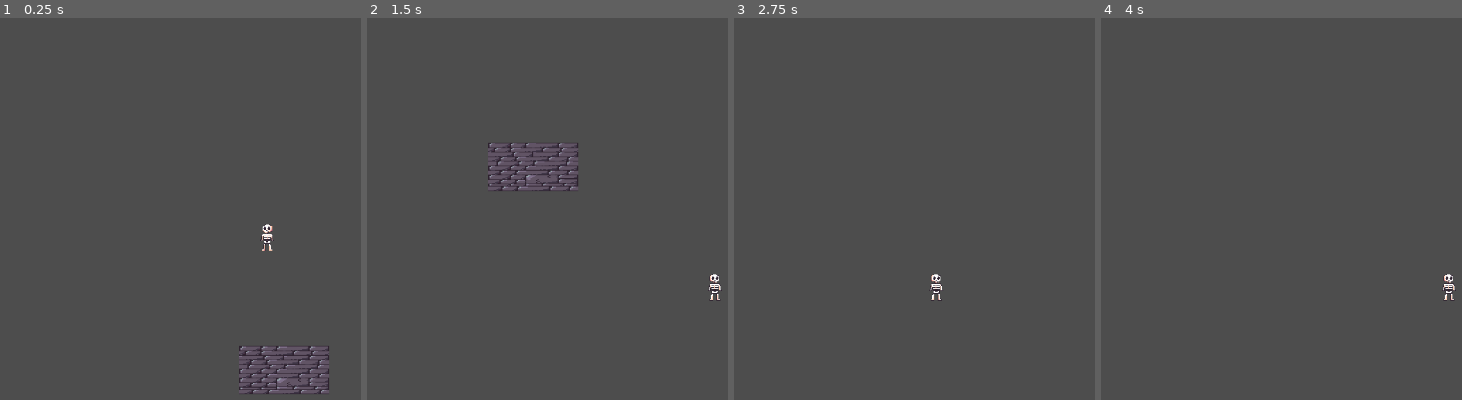
Above: before the commit, frames 1-4 (left to right).
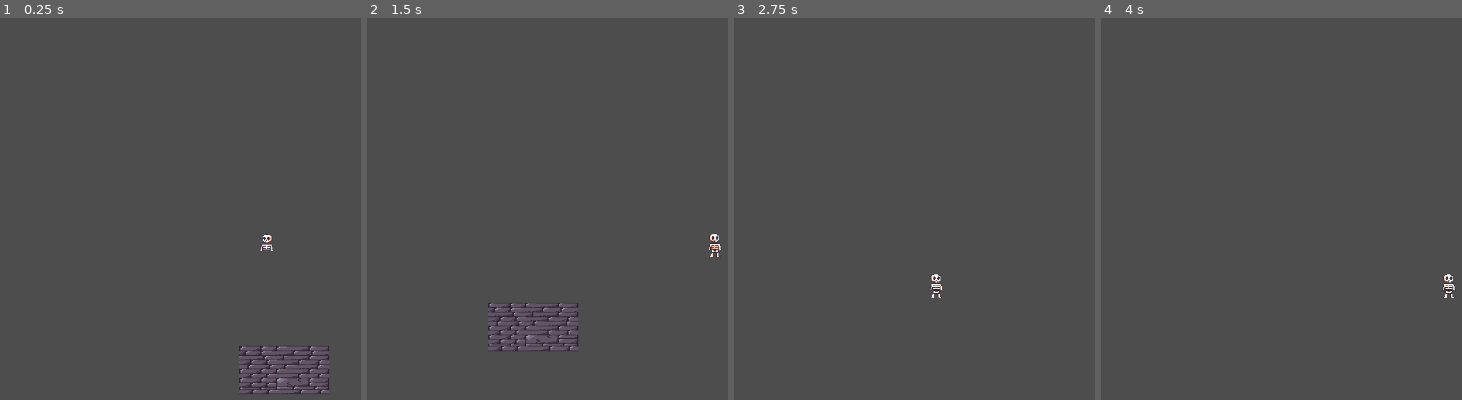
Above: after the commit, the same moments.

Repository: Hexalikk/Mini-Jame-Gam-55
Game: Godot game, scene res://scenes/main.tscn
The game is run twice, just before and just after one commit, with the same random seed, the same clock (stepped at 60 frames per second) and the same inputs.
Inputs:
- Up to frame 1 (0.25 s): no input
- Up to frame 2 (1.5 s): hold Right (ui_right) from 0.53 s (still down); tap E (throw a bone) at 0.6, 1.35 s; tap Space (jump) at 0.77 s
- Up to frame 3 (2.75 s): tap Space (jump) at 1.52 s; release Right (ui_right) at 2.03 s; hold Left (ui_left) from 2.03 s (still down); tap E (throw a bone) at 2.1 s
- Up to frame 4 (4 s): tap Enter at 2.75 s; release Left (ui_left) at 2.78 s; hold Right (ui_right) from 2.78 s (still down); tap E (throw a bone) at 2.85, 3.6 s; tap Space (jump) at 3.02, 3.5, 3.77 s

The runs differ from the first frame. In frame 1, 0.2% of the frame differs, in the area x 72-76%, y 53-61%; in frame 2, 1.9%, in the area x 33-99%, y 32-88%; in frame 3, less than 0.1%; in frame 4, less than 0.1%.

Commit message:
Fix githobx

Diff:
--- a/stronger-bones/scenes/player.tscn
+++ b/stronger-bones/scenes/player.tscn
@@ -4,6 +4,9 @@
 
 [sub_resource type="RectangleShape2D" id="RectangleShape2D_u8vuu"]
 size = Vector2(196, 398)
+
+[sub_resource type="CircleShape2D" id="CircleShape2D_3vyb7"]
+radius = 70.0
 
 [sub_resource type="AtlasTexture" id="AtlasTexture_dqkch"]
 atlas = ExtResource("1_3vyb7")
@@ -56,14 +59,22 @@
 "speed": 5.0
 }]
 
+[sub_resource type="RectangleShape2D" id="RectangleShape2D_g2els"]
+size = Vector2(210, 240.00012)
+
 [node name="Player" type="CharacterBody2D" unique_id=939722360]
 position = Vector2(206, 159)
 scale = Vector2(0.1, 0.1)
 
-[node name="CollisionShape2D" type="CollisionShape2D" parent="." unique_id=1092267375]
+[node name="hitbox_normal" type="CollisionShape2D" parent="." unique_id=1092267375]
 position = Vector2(-4, -5)
 shape = SubResource("RectangleShape2D_u8vuu")
 debug_color = Color(1.6364455e-06, 0.5928822, 0.741061, 0.41960785)
+
+[node name="hitbox_head" type="CollisionShape2D" parent="." unique_id=1077274215]
+position = Vector2(-30, 120)
+scale = Vector2(0.99999994, 0.99999994)
+shape = SubResource("CircleShape2D_3vyb7")
 
 [node name="Camera2D" type="Camera2D" parent="." unique_id=722678850]
 drag_horizontal_enabled = true
@@ -72,4 +83,10 @@
 
 [node name="AnimatedSprite2D" type="AnimatedSprite2D" parent="." unique_id=1552383906]
 sprite_frames = SubResource("SpriteFrames_jej6c")
+animation = &"throw_legs"
 speed_scale = 0.5
+
+[node name="hitbox_rectangle" type="CollisionShape2D" parent="." unique_id=925971667]
+position = Vector2(-15, 70)
+scale = Vector2(0.99999976, 0.99999976)
+shape = SubResource("RectangleShape2D_g2els")
--- a/stronger-bones/scripts/player.gd
+++ b/stronger-bones/scripts/player.gd
@@ -6,9 +6,9 @@
 const SKULL_JUMP_VELOCITY = -100.0
 
 
-var _head_hitbox = CircleShape2D.new()
-var _normal_hitbox = RectangleShape2D.new()
-var _nolegs_hitbox = RectangleShape2D.new()
+@onready var _head_hitbox : CollisionShape2D = $hitbox_head
+@onready var _normal_hitbox : CollisionShape2D = $hitbox_normal
+@onready var _nolegs_hitbox : CollisionShape2D = $hitbox_rectangle
 
 var _state = STATE.NORMAL
 var heldFrameCounter: int = 0
@@ -16,7 +16,7 @@
 
 signal drop_a_bone
 @onready var animated_sprite :AnimatedSprite2D= $AnimatedSprite2D
-@onready var hitbox : CollisionShape2D = $CollisionShape2D
+
 
 enum STATE {
 	NORMAL,
@@ -25,16 +25,24 @@
 }
 
 func _ready() -> void:
-	hitbox.shape = _normal_hitbox
+	_normal_hitbox.disabled = false
+	_nolegs_hitbox.disabled = true
+	_head_hitbox.disabled = true
 
 func update_player():
 	match _state:
 		STATE.NORMAL:
-			hitbox.shape = _normal_hitbox
+			_normal_hitbox.disabled = false
+			_nolegs_hitbox.disabled = true
+			_head_hitbox.disabled = true
 		STATE.NO_LEGS:
-			hitbox.shape = _nolegs_hitbox
+			_normal_hitbox.disabled = true
+			_nolegs_hitbox.disabled = false
+			_head_hitbox.disabled = true
 		STATE.HEAD:
-			hitbox.shape = _head_hitbox
+			_normal_hitbox.disabled = true
+			_nolegs_hitbox.disabled = true
+			_head_hitbox.disabled = false
 
 func _physics_process(delta: float) -> void:
 	# Add the gravity.
